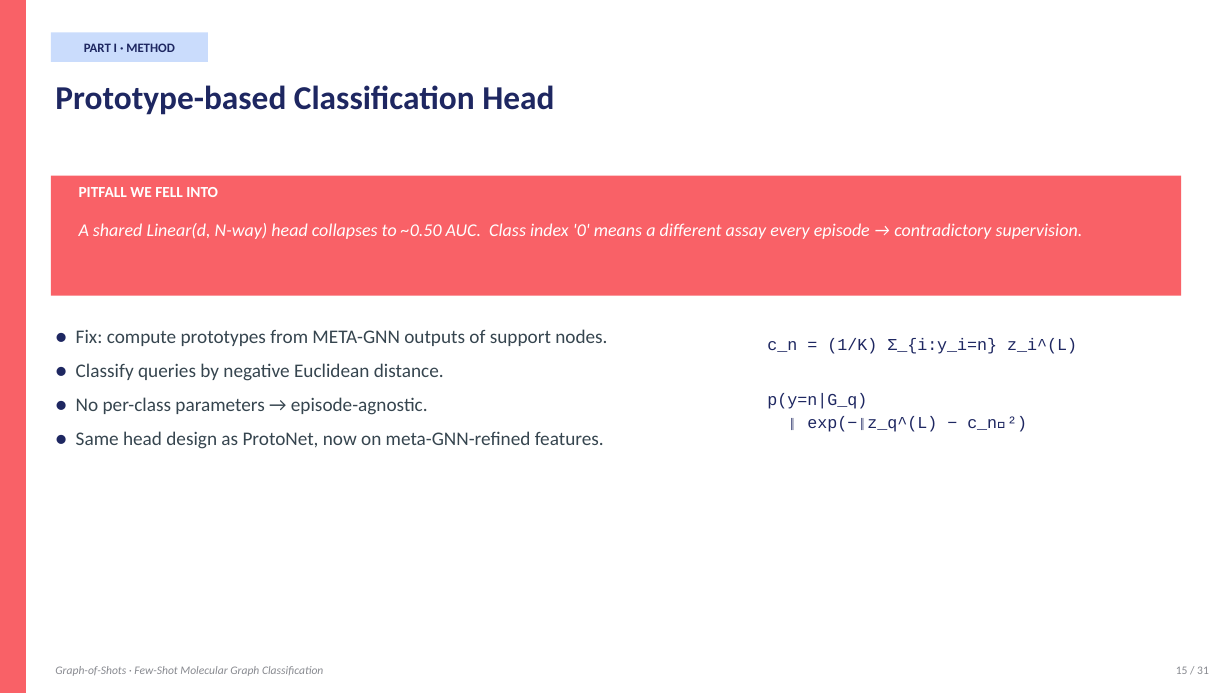
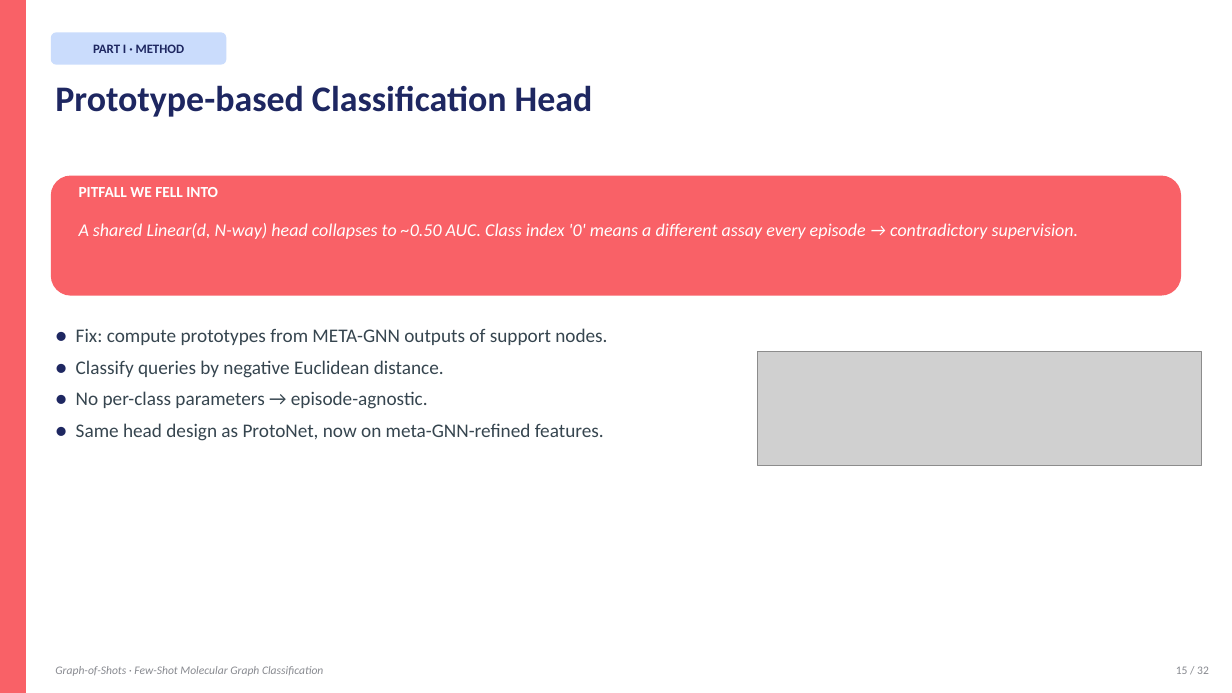
Before and after one commit to BDeMo/proj-mol, a slide deck: slide 15 of presentation/Graph-of-Shots.pptx. Drawn at 1232x693 pixels with LibreOffice and Linux fonts; fonts in the diff are those of the drawing; grey boxes stand for pictures. Boxes give left, top, right and bottom in pixels: in the first picture for what was removed or moved away, otherwise in the second. Text is boxed around its words. In the diff, an @@ line names an element or a change of style, - is before the commit and + after.

Commit message:
Rebuild PPT: native text + math-rendered formula images + clean diagrams
Previous approach used python-pptx shapes for formulas and custom diagrams,
which rendered unpredictably in MS Office (broken math symbols, misaligned
shapes). New approach:

  - All titles, bullets, callouts remain NATIVE PowerPoint text — fully
    editable, consistent formatting across Office versions.
  - Math formulas pre-rendered via matplotlib mathtext → PNG, embedded
    as pictures. Guarantees correct symbols: α, σ, ε, τ, ∑, subscripts,
    superscripts, Euclidean norms.
  - Complex diagrams (supervised pipeline, episode viz, encoder stack,
    GoS pipeline, iterative refinement, bipartite S-Q graph)
    pre-rendered via matplotlib → PNG, embedded as pictures.
  - Simple structures (tables, callout boxes, M1-M5 overview grid)
    still built with native pptx rectangles for editability.

Assets:
  presentation/formulas/  10 math PNGs (mathtext, transparent bg)
  presentation/diagrams/  6 diagram PNGs (matplotlib, transparent bg)
  presentation/figures/   4 result plots (from earlier)

```diff
--- a/presentation/Graph-of-Shots.pptx
+++ b/presentation/Graph-of-Shots.pptx
@@ text "PART I · METHOD" rewrapped from [84, 43, 175, 52] to [93, 42, 185, 57] @@
@@ rounded rectangle at [51, 32, 226, 65]: rectangle to rounded rectangle @@
@@ rounded rectangle: place and size @@
-rounded rectangle at [51, 32, 208, 62]
+rounded rectangle at [51, 32, 226, 65]
@@ text "Prototype-based Classification Head" at [55, 85, 593, 117]: size 26 to 28 pt @@
@@ rounded rectangle at [51, 176, 1181, 296]: rectangle to rounded rectangle @@
@@ text "A shared Linear(d, N-way) head ..." rewrapped from [79, 223, 1083, 239] to [79, 223, 1079, 239] @@
@@ text "● Fix: compute prototypes from ..." at [76, 328, 607, 441]: line spacing 1.25 to 1.2; less space between paragraphs @@
@@ picture added at [758, 351, 1202, 466] @@
@@ text removed at [767, 338, 1077, 432] @@
-c_n = (1/K) Σ_{i:y_i=n} z_i^(L)
-p(y=n|G_q)
-∝ exp(−‖z_q^(L) − c_n‖²)
```
Also in this commit, not shown: 31 other slides changed, 17 other files.
